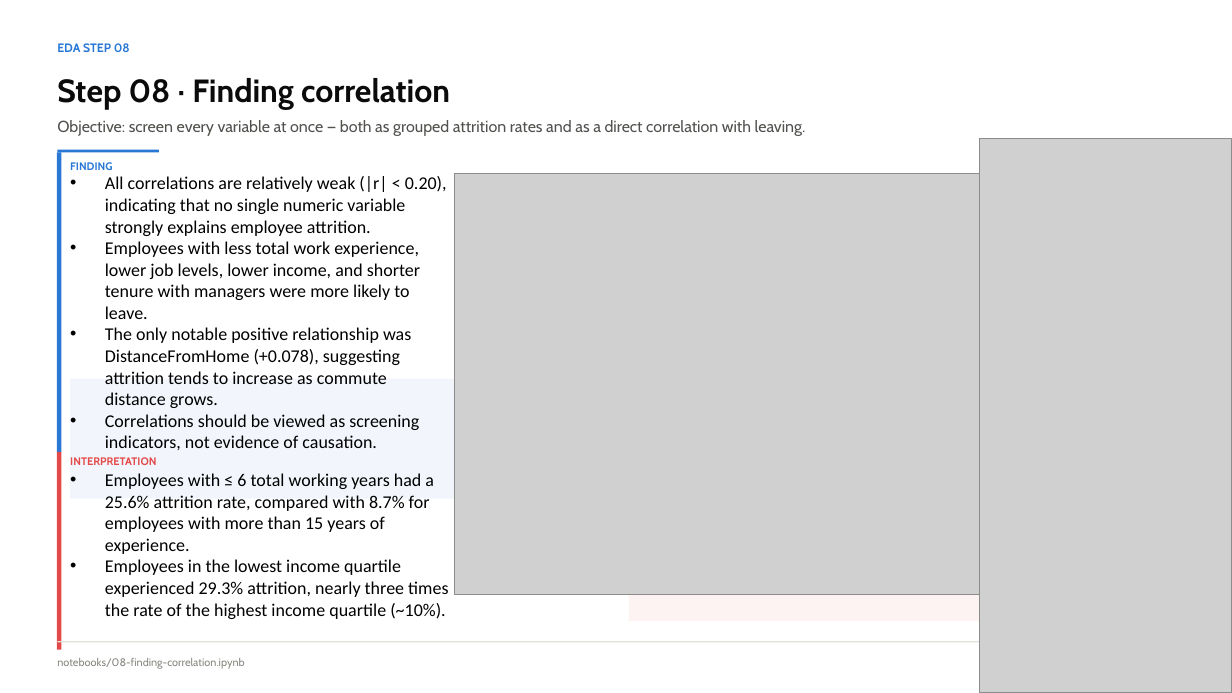
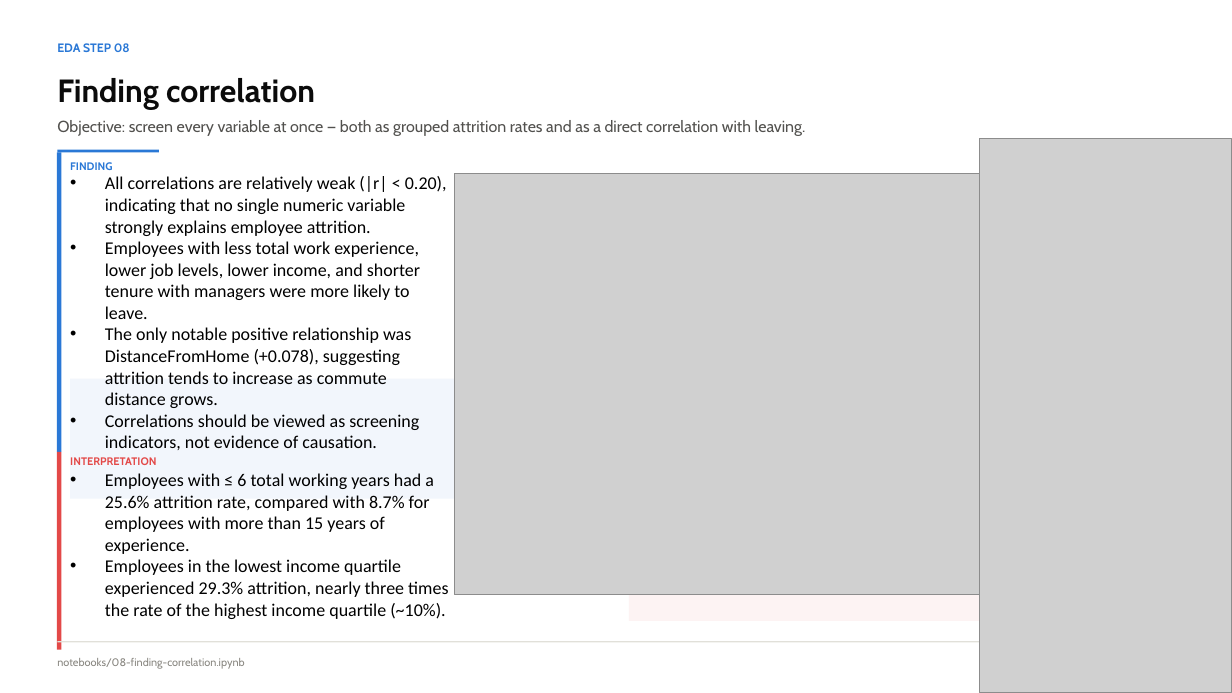
Before and after one commit to NPower-JDA-Cohort-2026/ibm-analytics-attrition-eda, a slide deck: slide 14 of presentation/IBM_Attrition_EDA_Team_Presentation.pptx (slide 13 before the commit). Drawn at 1232x693 pixels with LibreOffice and Linux fonts; fonts in the diff are those of the drawing; grey boxes stand for pictures. Boxes give left, top, right and bottom in pixels: in the first picture for what was removed or moved away, otherwise in the second. Text is boxed around its words. In the diff, an @@ line names an element or a change of style, - is before the commit and + after.

```diff
--- a/presentation/IBM_Attrition_EDA_Team_Presentation.pptx
+++ b/presentation/IBM_Attrition_EDA_Team_Presentation.pptx
@@ text at bbox=[57, 78, 315, 109]: text changed @@
-Step 08 · Finding correlation
+Finding correlation
```
Also in this commit, not shown: 10 other slides changed.
